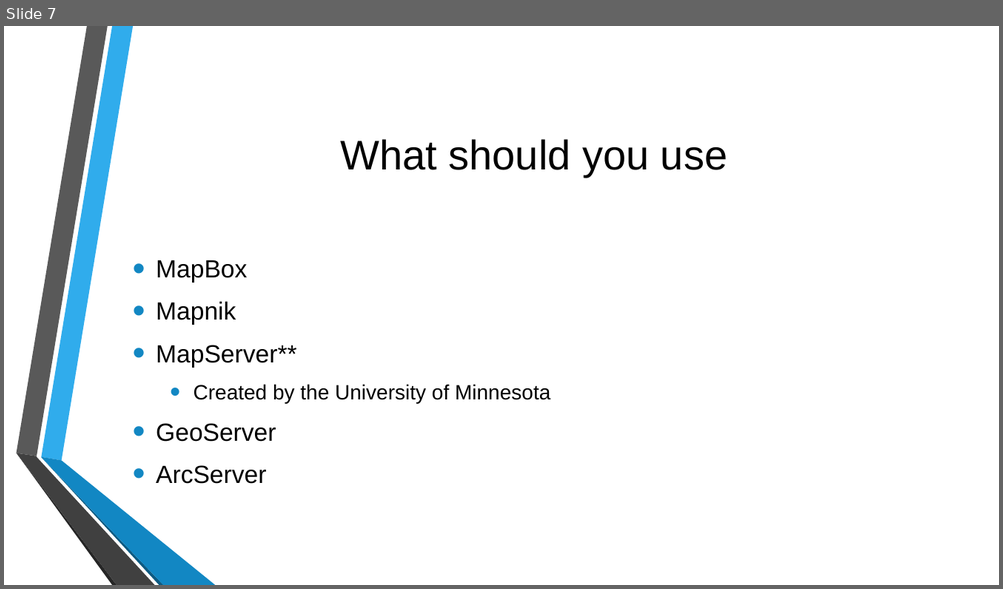
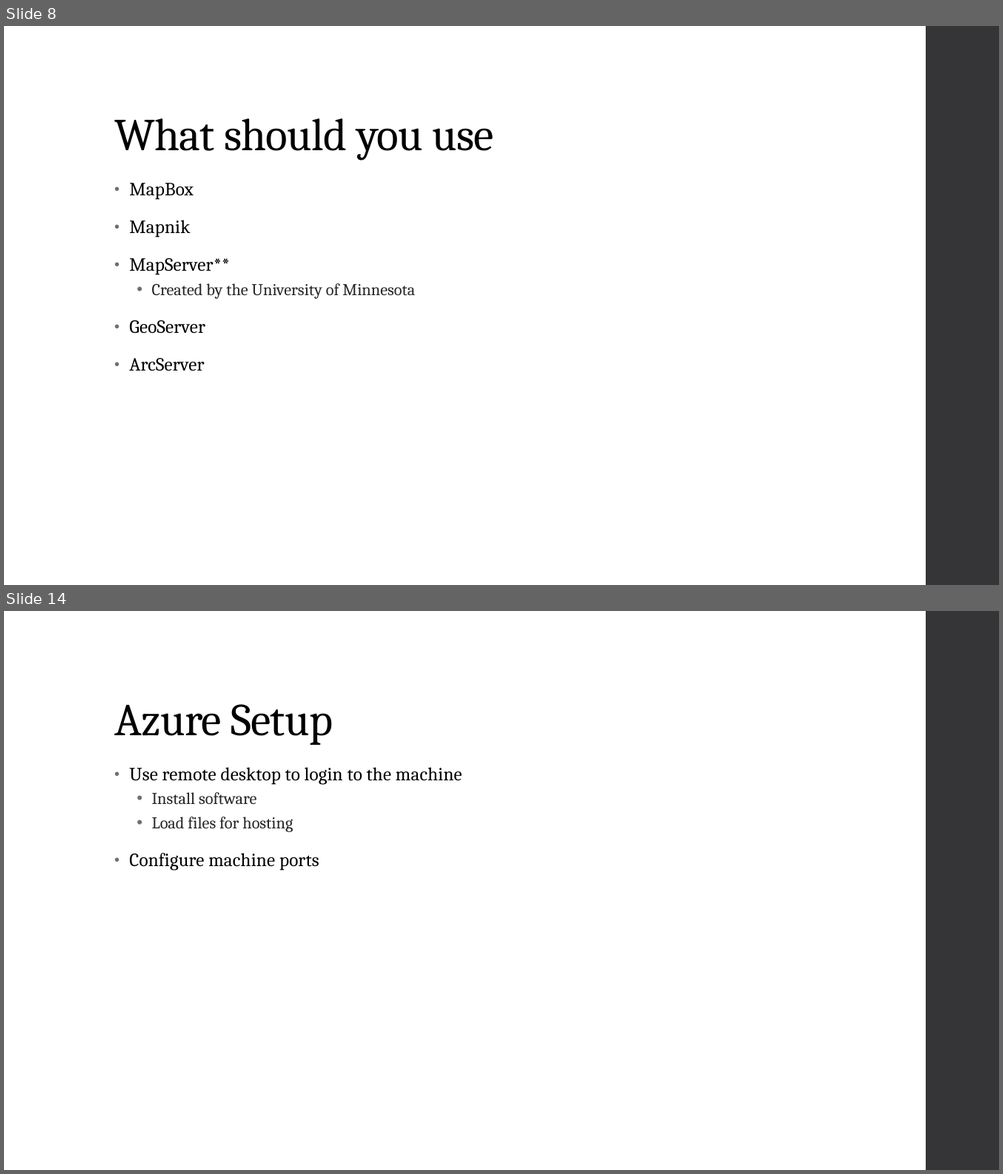
Before and after one commit to MGIS-UMN/GIS5577_week10, a slide deck: WebMapping_Backend.odp. Shown one above the other, each under a label of ours: slide 7 before the commit, slides 8 and 14 after it; the slides between them are not shown. The pictures are 1003x589 and 1003x1174 pixels, drawn with LibreOffice and Linux fonts; fonts in the diff are those of the drawing; background and template pictures are left out. Boxes give left, top, right and bottom in pixels: in the first picture for what was removed or moved away, otherwise in the second. Text is boxed around its words. In the diff, an @@ line names an element or a change of style, - is before the commit and + after.

```diff
--- a/WebMapping_Backend.odp
+++ b/WebMapping_Backend.odp
@@ slide 14 added at <box>4,611,999,1170</box>, background #FFFFFF; not listed: 1 template element that a slide beside it also shows @@
@@ title added at <box>114,704,333,745</box>, 44 pt, text #000000 @@
+Azure Setup
@@ text added at <box>129,767,462,871</box>, 18 pt, text #000000 @@
+• Use remote desktop to login to the machine
+  • Install software
+  • Load files for hosting
+• Configure machine ports
@@ what was slide 7 is now slide 8 @@
@@ slide 8 changed as well @@
@@ freeform shape added at <box>925,26,999,585</box>, fill #353537 @@
@@ title "What should you use": place and size @@
-title "What should you use" at <box>341,139,727,177</box>
+title "What should you use" at <box>114,118,494,160</box>
@@ title "What should you use" at <box>114,118,494,160</box>: size 40 to 44 pt, font Arial to Cambria, letter spacing 0 to -0.5 pt; alignment centre to left; line spacing 1 to 0.9; vertical alignment middle to bottom @@
@@ text "MapBox": place and size @@
-text "MapBox" at <box>156,261,550,484</box>
+text "MapBox" at <box>129,183,415,371</box>
@@ text "MapBox" at <box>129,183,415,371</box>: size 24 to 18 pt, letter spacing 0 to 0.1 pt in "MapBox", "Mapnik", "MapServer**", "GeoServer" and 1 more places; font Arial to Cambria; size 20 to 16 pt, text colour #000000 to #262626 in "Created by the University of Minnesota"; indent changed; line spacing 1 to 0.95; more space between paragraphs; bullet colour #1287C3 to #6F6F74; line spacing 1 to 0.9; less space between paragraphs; vertical alignment middle to top @@
@@ group removed at <box>16,26,215,585</box>: 6 freeform shapes @@
```
Also in this commit, not shown: 6 other slides changed, 13 other slides added, 6 slides removed.
